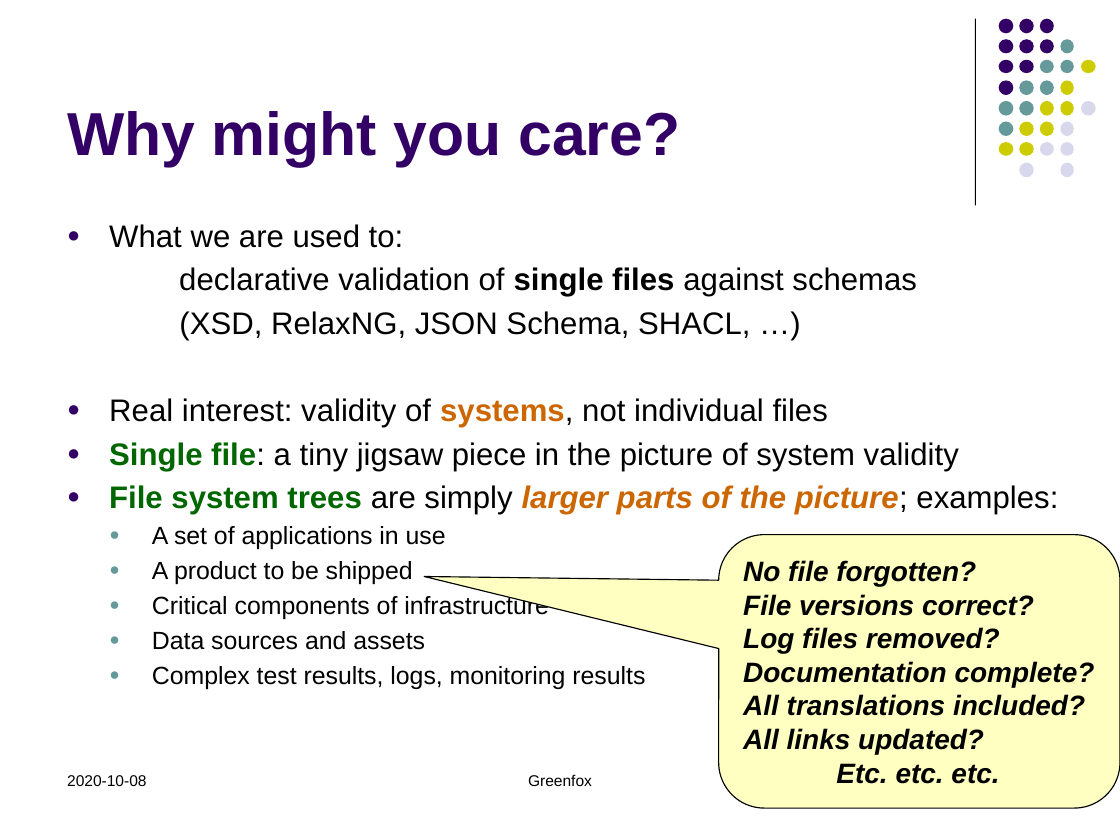
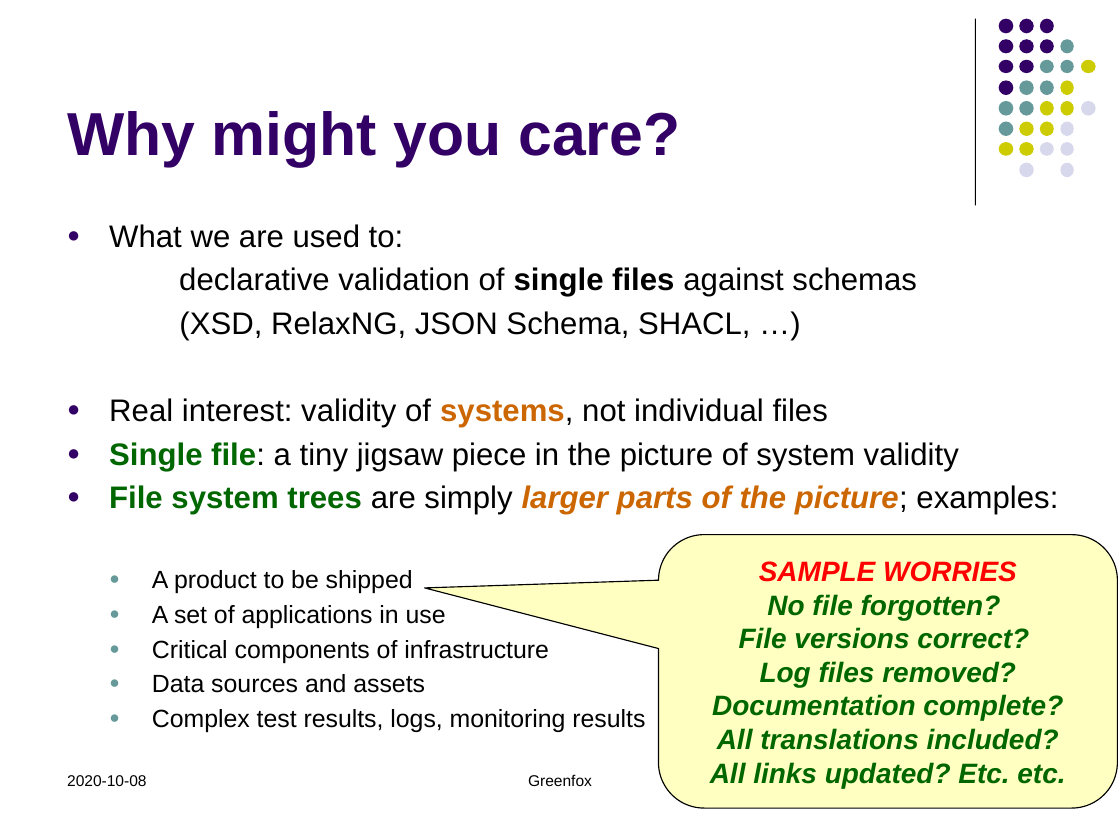
Before and after one commit to hrennau/greenfox, a slide deck: slide 3 of declarative-amsterdam-2020/an-introduction-to-greenfox/introduction-to-greenfox-part1.pptx. Drawn at 1120x840 pixels with LibreOffice and Linux fonts; fonts in the diff are those of the drawing. Boxes give left, top, right and bottom in pixels: in the first picture for what was removed or moved away, otherwise in the second. Text is boxed around its words. In the diff, an @@ line names an element or a change of style, - is before the commit and + after.

```diff
--- a/declarative-amsterdam-2020/an-introduction-to-greenfox/introduction-to-greenfox-part1.pptx
+++ b/declarative-amsterdam-2020/an-introduction-to-greenfox/introduction-to-greenfox-part1.pptx
@@ rounded speech box "SAMPLE WORRIES": place and size @@
-rounded speech box "SAMPLE WORRIES" at (719, 534, 1120, 808)
+rounded speech box "SAMPLE WORRIES" at (659, 534, 1118, 808)
@@ rounded speech box "SAMPLE WORRIES" at (659, 534, 1118, 808): proportions changed @@
@@ text at (152, 561, 413, 584): paragraph removed @@
-  ● A product to be shipped
@@ text in rounded speech box at (759, 561, 1017, 582): paragraph added @@
+SAMPLE WORRIES
@@ text at (152, 570, 413, 593): paragraph added @@
+  ● A product to be shipped
@@ text in rounded speech box at (712, 594, 1063, 750): text colour #000000 to #006600 in "No file forgotten?", "File versions correct?", "Log files removed?", "Documentation complete?" and 1 more places; alignment left to centre @@
@@ text in rounded speech box at (710, 762, 1065, 788): text changed; text colour #000000 to #006600 @@
-All links updated?
-Etc. etc. etc.
+All links updated? Etc. etc.
@@ page number added at (1044, 773, 1053, 784), 10 pt, text #000000 @@
+3
```
Also in this commit, not shown: 2 other slides changed, 11 slides added.
